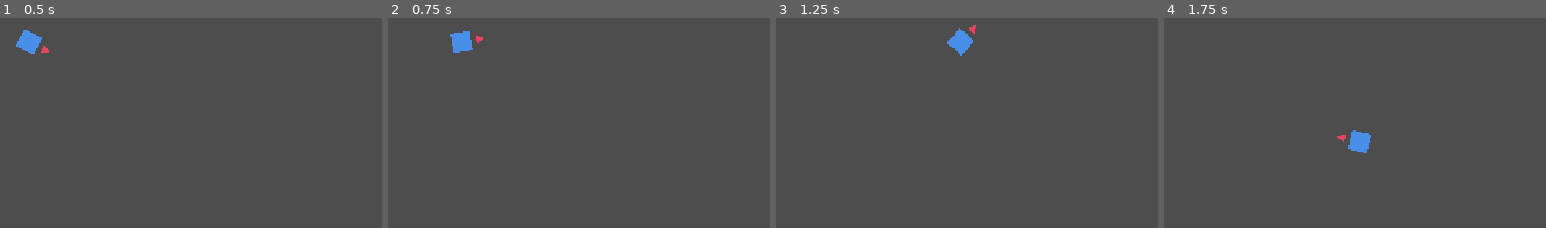
Above: before the commit, frames 1-4 (left to right).
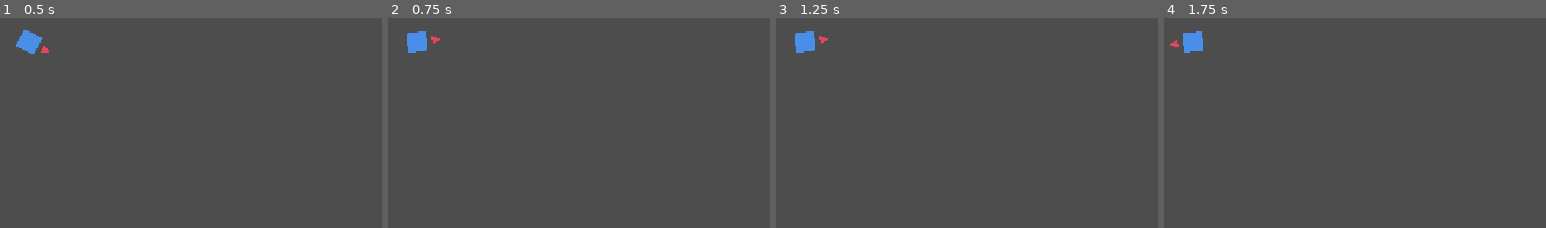
Above: after the commit, the same moments.

Repository: BestestGameStudio/gangU
Game: Godot game, scene res://scenes/main.tscn
The game is run twice, just before and just after one commit, with the same random seed, the same clock (stepped at 60 frames per second) and the same inputs.
Inputs (mouse positions are in pixels of both pictures, inside the frame that each line leads up to):
- Up to frame 1 (0.5 s): no input
- Up to frame 2 (0.75 s): tap Enter at 0.5 s; move the mouse to (594, 20) at 0.52 s; hold D (move_right) from 0.53 s (still down)
- Up to frame 3 (1.25 s): keep holding D (move_right)
- Up to frame 4 (1.75 s): move the mouse to (outside the picture) at 1.27 s; release D (move_right) at 1.28 s; hold S (move_down) from 1.28 s (still down)

Frame 1 is identical in both runs. In frame 2, 1.0% of the frame differs, in the area x 4-25%, y 6-17%; in frame 3, 1.0%, in the area x 4-53%, y 3-19%; in frame 4, 1.0%.

Commit message:
Add follow camera (#18)
Camera2D (FollowCamera) in main.tscn keeps the player in view past the fixed viewport; world-coordinate aim unaffected.

Squash-merged by review lead after independent exact-head browser test (CI run 42343940403).

Diff:
--- a/scenes/main.tscn
+++ b/scenes/main.tscn
@@ -1,10 +1,14 @@
-[gd_scene load_steps=3 format=3 uid="uid://bgangu1main"]
+[gd_scene load_steps=4 format=3 uid="uid://bgangu1main"]
 
 [ext_resource type="Script" path="res://scripts/main.gd" id="1_main"]
 [ext_resource type="PackedScene" uid="uid://bgangu2player" path="res://scenes/player.tscn" id="2_player"]
+[ext_resource type="Script" path="res://scripts/camera_follow.gd" id="3_camera"]
 
 [node name="Main" type="Node2D"]
 script = ExtResource("1_main")
 
 [node name="Player" parent="." instance=ExtResource("2_player")]
 position = Vector2(576, 324)
+
+[node name="FollowCamera" type="Camera2D" parent="."]
+script = ExtResource("3_camera")
--- /dev/null
+++ b/scripts/camera_follow.gd
@@ -0,0 +1,19 @@
+extends Camera2D
+class_name FollowCamera
+## Follow camera: keeps the player in view (user-reported usability fix -
+## the player could previously walk out of the fixed viewport).
+## Lives in main.tscn (not player.tscn) to stay independent of the spell
+## system's player.tscn changes (#3) and future scene-flow work (#7/#9).
+
+@export var target_path: NodePath = ^"../Player"
+
+@onready var target: Node2D = get_node_or_null(target_path)
+
+func _ready() -> void:
+	make_current()
+	if target:
+		global_position = target.global_position
+
+func _process(_delta: float) -> void:
+	if target:
+		global_position = target.global_position
